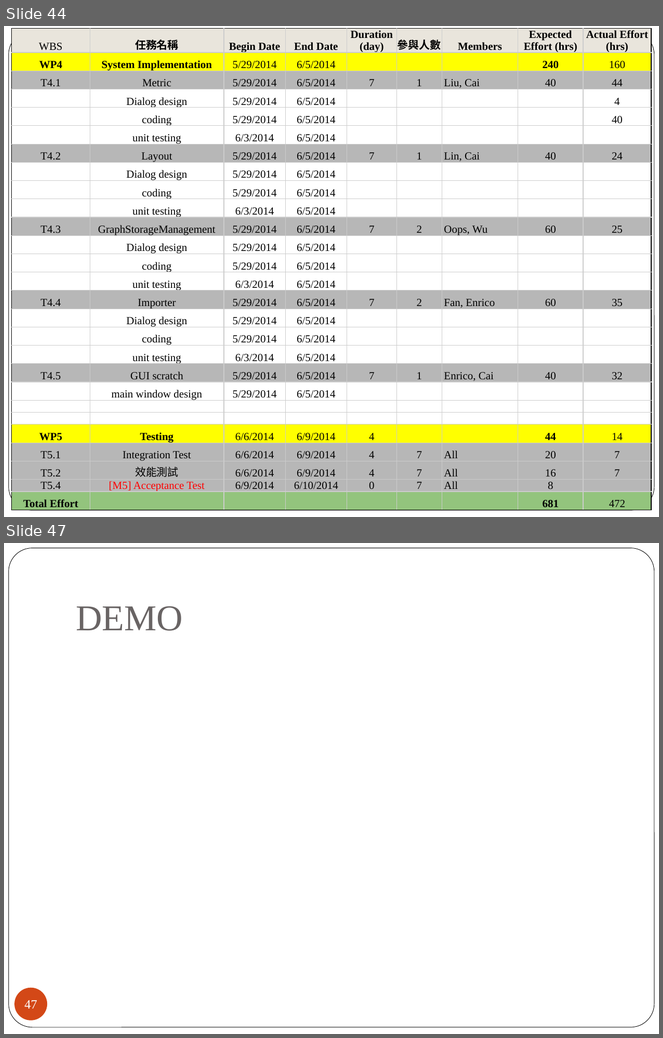
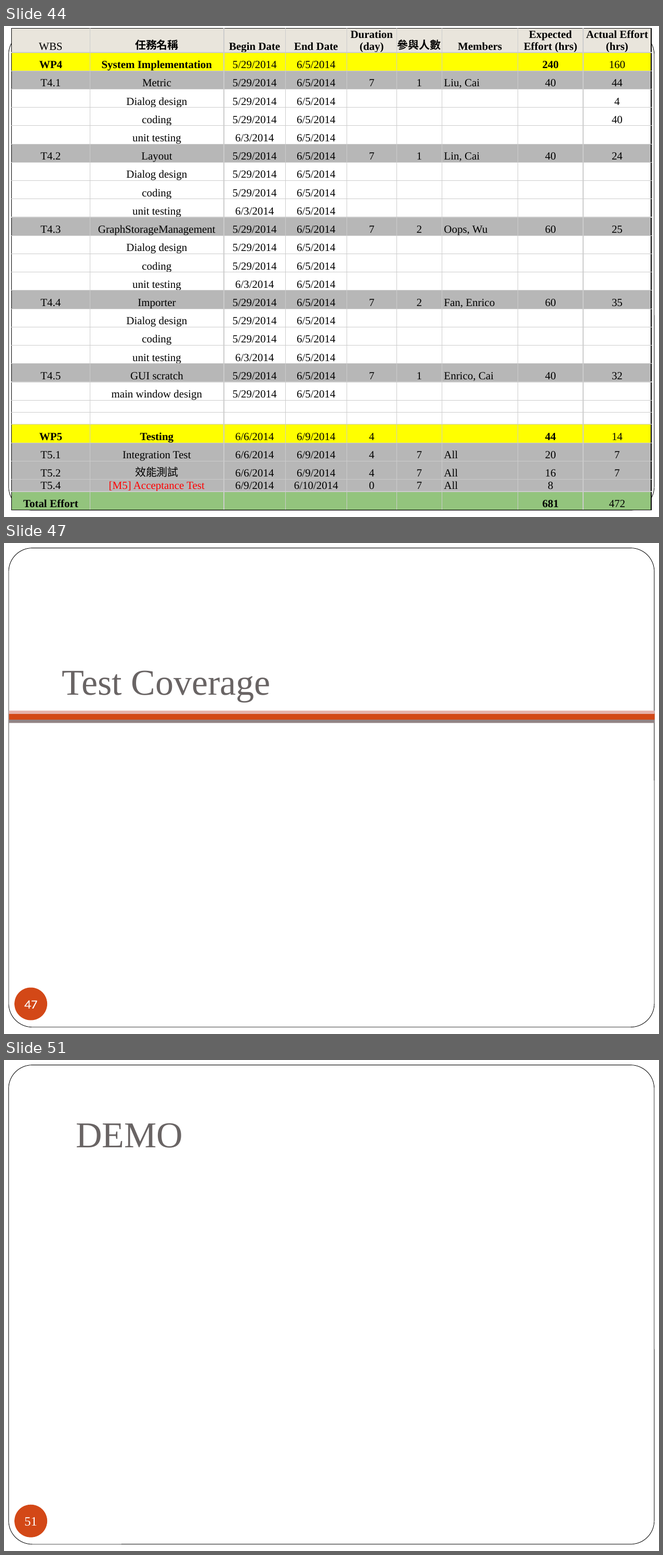
Before and after one commit to 2014-sed-team3/term-project, a slide deck: project/report/report.pptx. Shown one above the other, each under a label of ours: slides 44 and 47 before the commit, slides 44, 47 and 51 after it; the slides between them are not shown. The pictures are 663x1038 and 663x1555 pixels, drawn with LibreOffice and Linux fonts; fonts in the diff are those of the drawing; background and template pictures are left out. Boxes give left, top, right and bottom in pixels: in the first picture for what was removed or moved away, otherwise in the second. Text is boxed around its words. In the diff, an @@ line names an element or a change of style, - is before the commit and + after.

```diff
--- a/project/report/report.pptx
+++ b/project/report/report.pptx
@@ slide 47 added at bbox=[4, 543, 659, 1034], background picture (left out); not listed: 1 template element that a slide beside it also shows @@
@@ title added at bbox=[62, 670, 271, 702], 40 pt, text #696464 @@
+Test Coverage
@@ rectangle added at bbox=[9, 714, 655, 720], fill #D34817 @@
@@ rectangle added at bbox=[9, 711, 655, 714], fill #E6B1AC @@
@@ rectangle added at bbox=[9, 720, 655, 723], fill #918485 @@
@@ page number added at bbox=[14, 988, 47, 1021], fill #D34817, 14 pt, text #FFFFFF @@
+47
@@ what was slide 47 is now slide 51 @@
@@ page number at bbox=[24, 1518, 37, 1526]: text changed @@
-47
+51
```
Also in this commit, not shown: 9 slides changed, 3 other slides added.
